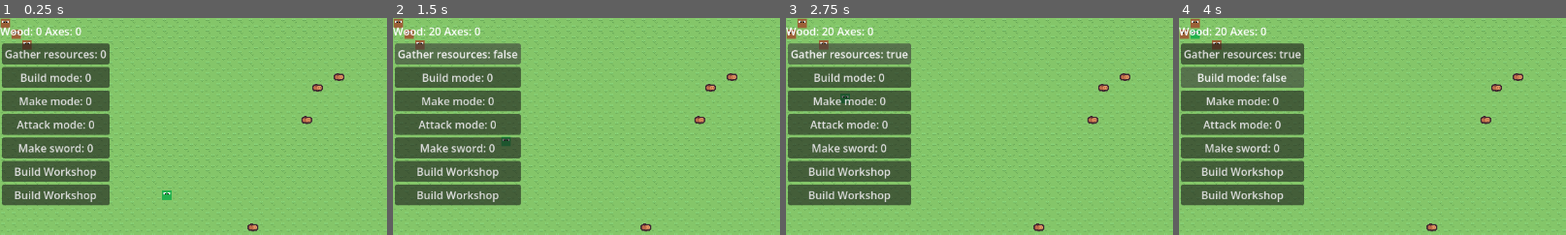
Above: before the commit, frames 1-4 (left to right).
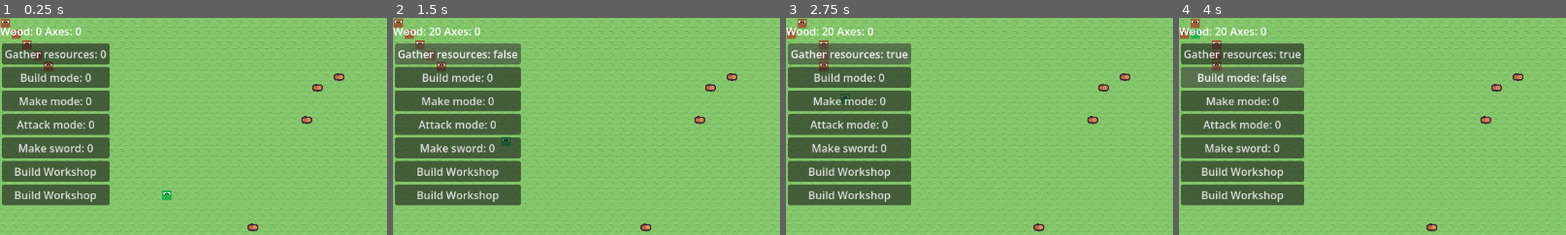
Above: after the commit, the same moments.

Repository: amandodaw/zd-prototype
Game: Godot game, scene res://scenes/world.tscn
The game is run twice, just before and just after one commit, with the same random seed, the same clock (stepped at 60 frames per second) and the same inputs.
Inputs:
- Up to frame 1 (0.25 s): no input
- Up to frame 2 (1.5 s): click "Gather resources: 0" at 0.5 s; click "Gather resources: true" at 1.25 s
- Up to frame 3 (2.75 s): click "Gather resources: false" at 2 s
- Up to frame 4 (4 s): click "Build mode: 0" at 2.75 s; click "Build mode: true" at 3.5 s
The pictures show only the part of the screen within x 0-50%, y 0-50%; the shares and areas given below are measured in that part.

The runs differ from the first frame. In frame 1, 0.2% of the frame differs, in the area x 8-14%, y 15-25%; in frame 2, 0.2%; in frame 3, 0.2%; in frame 4, 0.2%.

Commit message:
Reajustando responsabilidades de sistemas

Diff:
--- a/scripts/components/actions/action.gd
+++ b/scripts/components/actions/action.gd
@@ -13,3 +13,9 @@
 
 func on_finished(entity : Entity) -> void:
 	pass
+
+func check_job(entity : Entity, task : CityComponent.Tasks):
+	var city_comp : CityComponent = entity.get_component(AIComponent).city_comp
+	if city_comp.tasks[task]:
+		return true
+	return false
--- a/scripts/components/actions/build_action.gd
+++ b/scripts/components/actions/build_action.gd
@@ -16,7 +16,7 @@
 
 
 	#Si se ha cancelado la tarea de construccion, cancelar
-	if !city_comp.tasks[city_comp.Tasks.BUILD]:
+	if check_job(entity, CityComponent.Tasks.BUILD):
 		cancel_build(entity, build_order)
 		return
 
@@ -32,8 +32,8 @@
 			return
 		build_order.progress += delta
 		return
-	#Si no se encuentra en el lugar, cancelar y reconstonstruir plan en ai?
-	#Se debería hacer automático con finish_build...
+	else:
+		cancel_build(entity, build_order)
 
 func place_building(entity : Entity, build_order : BuildOrderComponent) -> void:
 	var city_comp = entity.get_component(AIComponent).city_comp
@@ -48,10 +48,11 @@
 			city_comp.astar.set_point_solid(target_cell, false)
 
 func stop_building(entity: Entity):
-	entity.get_component(AIComponent).current_job = CityComponent.Tasks.IDLE
-	entity.get_component(TargetComponent).target_pos = GridUtils.INVALID
+	var plan_comp : PlanComponent = entity.get_component(PlanComponent)
+
 	finished = true
 	entity.build_bar.visible = false
+	plan_comp.needs_replan = true
 
 func cancel_build(entity: Entity, build_order : BuildOrderComponent) ->void:
 	var city_comp = entity.get_component(AIComponent).city_comp
--- a/scripts/components/actions/gather_action.gd
+++ b/scripts/components/actions/gather_action.gd
@@ -2,15 +2,12 @@
 extends Action
 
 func execute(entity : Entity, delta : float):
-	#if get_component(TargetComponent).target_pos != GridUtils.INVALID and !city_comp.entities.has(get_component(TargetComponent).target_pos):
-		#reset_job()
-		#return
 	var target_comp : TargetComponent = entity.get_component(TargetComponent)
 	var position_comp : PositionComponent = entity.get_component(PositionComponent)
 	var ai_comp : AIComponent = entity.get_component(AIComponent)
 	var city_comp : CityComponent = entity.get_component(AIComponent).city_comp
 
-	if !city_comp.tasks[city_comp.Tasks.GATHER_RESOURCES] or ai_comp.current_job!=CityComponent.Tasks.GATHER_RESOURCES:
+	if !check_job(entity, city_comp.Tasks.GATHER_RESOURCES) or ai_comp.current_job!=CityComponent.Tasks.GATHER_RESOURCES:
 		cancel_picking(entity)
 		return
 
@@ -24,17 +21,14 @@
 		return
 
 func stop_picking(entity : Entity):
-	var target_comp : TargetComponent = entity.get_component(TargetComponent)
-	var ai_comp : AIComponent = entity.get_component(AIComponent)
-	ai_comp.current_job = CityComponent.Tasks.IDLE
-	target_comp.target_pos = GridUtils.INVALID
+	var plan_comp : PlanComponent = entity.get_component(PlanComponent)
+
+	plan_comp.needs_replan = true
 	finished = true
 
 func cancel_picking(entity : Entity):
 	var target_comp : TargetComponent = entity.get_component(TargetComponent)
-	var city_comp : CityComponent = entity.get_component(AIComponent).city_comp
-	var plan_comp : PlanComponent = entity.get_component(PlanComponent)
-	plan_comp.plan.clear()
+
 	target_comp.target.get_component(ResourceComponent).reserved = false
 	print("HE CANCELADO COGER LA MADERA EN: ", target_comp.target.get_component(PositionComponent).grid_pos)
 	stop_picking(entity)
--- a/scripts/components/actions/move_action.gd
+++ b/scripts/components/actions/move_action.gd
@@ -69,30 +69,29 @@
 
 func on_cancel(entity : Entity) -> void:
 	var path_comp : PathComponent = entity.get_component(PathComponent)
-	var target_comp : TargetComponent = entity.get_component(TargetComponent)
 
 	release_reservation(entity)
 	path_comp.path.clear()
-	target_comp.target_pos = GridUtils.INVALID
 
 func on_finished(entity : Entity) -> void:
 	release_reservation(entity)
 
 func fail(entity: Entity) -> void:
-		var plan_comp : PlanComponent = entity.get_component(PlanComponent)
-		plan_comp.plan.clear()
-		plan_comp.needs_replan = true
-		plan_comp.current_action = null
+	var plan_comp : PlanComponent = entity.get_component(PlanComponent)
+	plan_comp.needs_replan = true
+	release_reservation(entity)
 
 func try_reserve(entity: Entity) -> bool:
 	var city_comp = entity.get_component(AIComponent).city_comp
-	var target_comp = entity.get_component(TargetComponent)
+	var path_comp = entity.get_component(PathComponent)
+
+	var next_cell = path_comp.path[0]
 
 	# ya reservado por otro
-	if city_comp.reserved_tiles.has(target_comp.target_pos):
+	if city_comp.reserved_tiles.has(next_cell):
 		return false
 
-	city_comp.reserved_tiles[target_comp.target_pos] = entity
+	city_comp.reserved_tiles[next_cell] = entity
 	has_reserved = true
 	return true
 
--- a/scripts/components/plan_component.gd
+++ b/scripts/components/plan_component.gd
@@ -2,4 +2,4 @@
 
 var plan : Array[Action] = []
 var current_action : Action = null
-var needs_replan : bool = false
+var needs_replan : bool = true
--- a/scripts/systems/action_system.gd
+++ b/scripts/systems/action_system.gd
@@ -5,7 +5,6 @@
 		if !e.has_component(PlanComponent):
 			continue
 		var plan_comp : PlanComponent = e.get_component(PlanComponent)
-		var target_comp : TargetComponent = e.get_component(TargetComponent)
 		if not plan_comp:
 			continue
 
@@ -25,5 +24,3 @@
 			plan_comp.current_action = null
 			if plan_comp.plan.is_empty():
 				print("plan terminado")
-				target_comp.target_pos = GridUtils.INVALID
-				target_comp.target = null
--- a/scripts/systems/ai_system.gd
+++ b/scripts/systems/ai_system.gd
@@ -8,7 +8,10 @@
 			Entity.Entity_type.HUMAN:
 				check_job(delta, entity, entities)
 			Entity.Entity_type.ZOMBIE:
-				check_target(delta, entity, entities, Entity.Entity_type.HUMAN)
+				if check_target(entities, Entity.Entity_type.HUMAN):
+					entity.get_component(AIComponent).current_job = CityComponent.Tasks.ATTACK
+				else:
+					entity.get_component(AIComponent).current_job = CityComponent.Tasks.IDLE
 
 func check_job(delta : float, entity : Entity, entities : Array[Entity]):
 	var ai_comp : AIComponent = entity.get_component(AIComponent)
@@ -17,19 +20,21 @@
 	if  ai_comp.check_job_count >= ai_comp.check_job_timer:
 		ai_comp.check_job_count = 0
 
-		if ai_comp.current_job != city_comp.Tasks.IDLE and city_comp.tasks[ai_comp.current_job]:
+		#Solo decidir si necesita replanear.
+		if ai_comp.current_job != CityComponent.Tasks.IDLE and !plan.needs_replan:
 			return
 
 		if city_comp.tasks[CityComponent.Tasks.ATTACK]:
-			if check_target(delta, entity, entities, Entity.Entity_type.ZOMBIE):
+			if check_target(entities, Entity.Entity_type.ZOMBIE):
+				ai_comp.current_job = CityComponent.Tasks.ATTACK
 				return
 
 		if city_comp.tasks[city_comp.Tasks.BUILD] and !city_comp.build_orders.is_empty():
 			if has_build_order(entity, city_comp.build_orders):
+				ai_comp.current_job = city_comp.Tasks.BUILD
 				return
 
 			if is_build_order_available(entity, city_comp.build_orders):
-				plan.plan.clear()
 				ai_comp.current_job = city_comp.Tasks.BUILD
 				return
 
@@ -61,21 +66,15 @@
 
 	return false
 
-func has_build_order(entity: Entity, build_orders: Dictionary) -> bool:
-	var target_comp : TargetComponent = entity.get_component(TargetComponent)
-	if target_comp.target_pos in build_orders.keys():
-		return true
+func has_build_order(entity: Entity, build_orders: Dictionary[Vector2i, BuildOrderComponent]) -> bool:
+	for order in build_orders.values():
+		if entity == order.worker:
+			return true
 	return false
 
-func check_target(delta : float, entity : Entity, entities : Array[Entity], target_type : Entity.Entity_type) -> bool:
-	var target_comp : TargetComponent = entity.get_component(TargetComponent)
-	var ai_comp : AIComponent = entity.get_component(AIComponent)
-	var city_comp : CityComponent = ai_comp.city_comp
+func check_target(entities : Array[Entity], target_type : Entity.Entity_type) -> bool:
 
 	for posible_target in entities:
 		if posible_target.entity_type == target_type:
-			ai_comp.current_job = CityComponent.Tasks.ATTACK
-			target_comp.target_type = target_type
 			return true
-	ai_comp.current_job = CityComponent.Tasks.IDLE
 	return false
--- a/scripts/systems/target_system.gd
+++ b/scripts/systems/target_system.gd
@@ -5,9 +5,9 @@
 		if !entity.has_component(TargetComponent):
 			continue
 		var ai_comp : AIComponent = entity.get_component(AIComponent)
+		var city_comp : CityComponent = ai_comp.city_comp
 		var target_comp : TargetComponent = entity.get_component(TargetComponent)
 		var plan_comp : PlanComponent = entity.get_component(PlanComponent)
-		var path_comp : PathComponent = entity.get_component(PathComponent)
 
 		var old_target : Entity = target_comp.target
 		var old_target_pos = target_comp.target_pos
@@ -15,40 +15,37 @@
 		match ai_comp.current_job:
 
 			CityComponent.Tasks.BUILD:
-				if target_comp.target == null and target_comp.target_pos == GridUtils.INVALID:
-					if !take_build_action(entity):
-						ai_comp.current_job = CityComponent.Tasks.IDLE
-					else:
-						plan_comp.needs_replan = true
+
+				if has_build_order(entity, city_comp.build_orders):
+					if target_comp.target_pos == GridUtils.INVALID:
+						restore_build_target(entity)
+
+				elif target_comp.target_pos == GridUtils.INVALID:
+					take_build_action(entity)
+
 
 			CityComponent.Tasks.MAKE:
 				pass
 
 			CityComponent.Tasks.GATHER_RESOURCES:
 				if target_comp.target == null and target_comp.target_pos == GridUtils.INVALID:
-					if !find_wood(entity, entities):
-						ai_comp.current_job = CityComponent.Tasks.IDLE
-					else:
-						plan_comp.needs_replan = true
+					find_wood(entity, entities)
+
 
 			CityComponent.Tasks.IDLE:
 				if target_comp.target_pos == GridUtils.INVALID:
 					target_comp.target_pos = choose_random_adjacent(entity)
-					plan_comp.needs_replan = true
 
 			CityComponent.Tasks.ATTACK:
-				if target_comp.target == null and target_comp.target_pos == GridUtils.INVALID:
-					if !choose_attack_target(entity, entities, target_comp.target_type):
-						ai_comp.current_job = CityComponent.Tasks.IDLE
-					else:
-						plan_comp.needs_replan = true
+				if target_comp.target == null:
+					choose_attack_target(entity, entities, target_comp.target_type)
 
 		if old_target != target_comp.target or old_target_pos != target_comp.target_pos:
+			print("tengo otro target")
 			plan_comp.needs_replan = true
 
 
 func find_wood(entity : Entity, entities :  Array[Entity]):
-	var city_comp : CityComponent = entity.get_component(AIComponent).city_comp
 	var target_comp : TargetComponent = entity.get_component(TargetComponent)
 	var new_target = find_nearest(entity, entities, Entity.Entity_type.RESOURCE)
 	if new_target == null:
@@ -63,6 +60,7 @@
 
 func take_build_action(entity : Entity) -> bool:
 	var city_comp : CityComponent = entity.get_component(AIComponent).city_comp
+	var target_comp : TargetComponent = entity.get_component(TargetComponent)
 
 	for build_order_pos in city_comp.build_orders.keys():
 		var build_order : BuildOrderComponent = city_comp.build_orders.get(build_order_pos)
@@ -76,16 +74,32 @@
 
 			build_order.state = BuildOrderComponent.State.RESERVED
 			build_order.worker = entity
-			entity.get_component(TargetComponent).target_pos = build_order_pos
+			target_comp.target_pos = build_order_pos
+			target_comp.target = null
 
 			return true
 	#No hay build orders o no hay suficiente madera para ejecutarlas
 	print("no build order to take/not enough wood")
 	return false
 
+func has_build_order(entity, build_orders):
+	for order in build_orders.values():
+		if order.worker == entity:
+			return true
+	return false
+
+func restore_build_target(entity):
+	var city_comp = entity.get_component(AIComponent).city_comp
+	var target_comp = entity.get_component(TargetComponent)
+
+	for pos in city_comp.build_orders.keys():
+		var order = city_comp.build_orders[pos]
+		if order.worker == entity:
+			target_comp.target_pos = pos
+			target_comp.target = null
+			return
+
 func find_nearest(entity : Entity, entities :  Array[Entity], target_type : Entity.Entity_type) -> Entity:
-	var city_comp = entity.get_component(AIComponent).city_comp
-
 	var best : Entity = null
 	var best_dist := 999999
 
@@ -183,7 +197,6 @@
 	return true
 
 func check_target_in_range(entity: Entity, range : int) -> bool:
-	var city_comp = entity.get_component(AIComponent).city_comp
 	if abs(entity.get_component(TargetComponent).target_pos.x - entity.get_component(PositionComponent).grid_pos.x) + abs(entity.get_component(TargetComponent).target_pos.y - entity.get_component(PositionComponent).grid_pos.y) <= range:
 		return true
 	return false
@@ -191,6 +204,9 @@
 func choose_attack_target(entity: Entity, entities :  Array[Entity], target_type : Entity.Entity_type) -> bool:
 	var target_comp : TargetComponent = entity.get_component(TargetComponent)
 	for posible_target in entities:
+		#Si este ya es mi target, no replanear
+		if target_comp.target == posible_target:
+			return false
 		if posible_target.entity_type == target_type:
 			target_comp.target = posible_target
 			target_comp.target_pos = posible_target.get_component(PositionComponent).grid_pos
--- a/scripts/world.gd
+++ b/scripts/world.gd
@@ -44,7 +44,7 @@
 
 	ui.city_comp = city_comp
 	ui.elements_map = elements_map
-	for i in range(2+1):
+	for i in range(5):
 
 		spawn_human(Vector2(i*GridUtils.TILE_SIZE, i*GridUtils.TILE_SIZE))
 
Not shown, added: scenes/world.tscn5820167134.tmp
